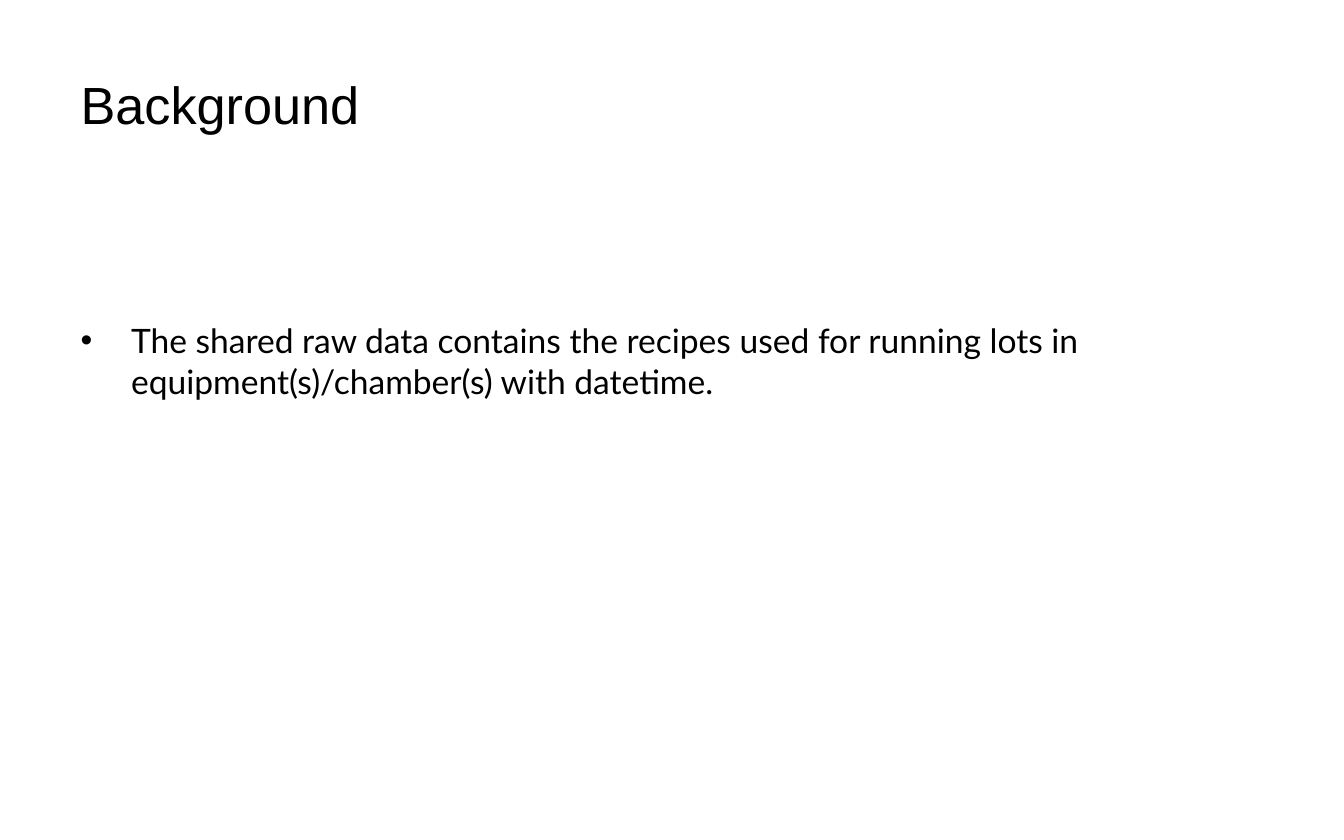
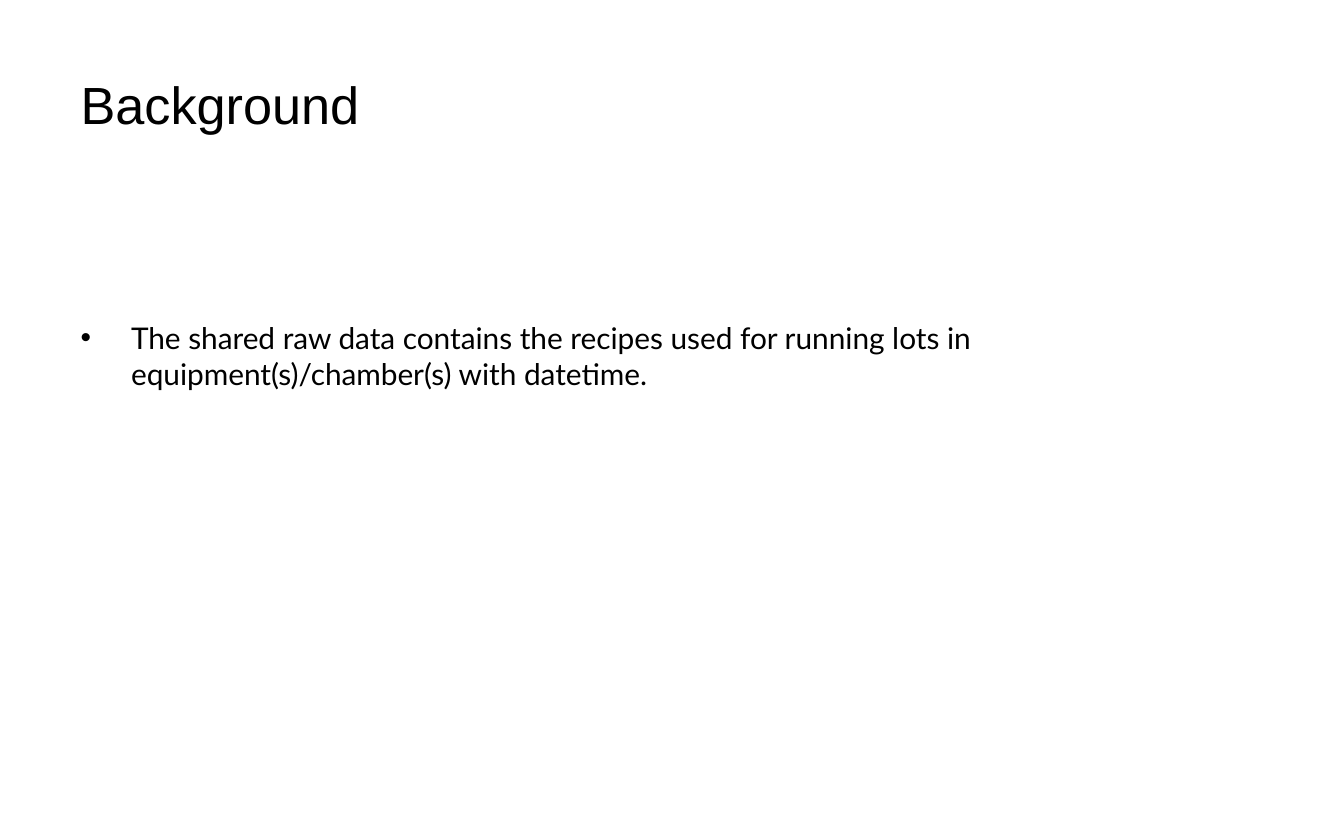
Before and after one commit to abhi3700/work-23, a slide deck: slide 2 of docs/dry_etch_recipes.pptx. Drawn at 1344x840 pixels with LibreOffice and Linux fonts; fonts in the diff are those of the drawing. Boxes give left, top, right and bottom in pixels: in the first picture for what was removed or moved away, otherwise in the second. Text is boxed around its words. In the diff, an @@ line names an element or a change of style, - is before the commit and + after.

```diff
--- a/docs/dry_etch_recipes.pptx
+++ b/docs/dry_etch_recipes.pptx
@@ text "The shared raw data contains ..." at (131,327,971,390): size 18 to 16 pt @@
```
Also in this commit, not shown: 1 other slide changed, 2 slides added, 3 other files.
